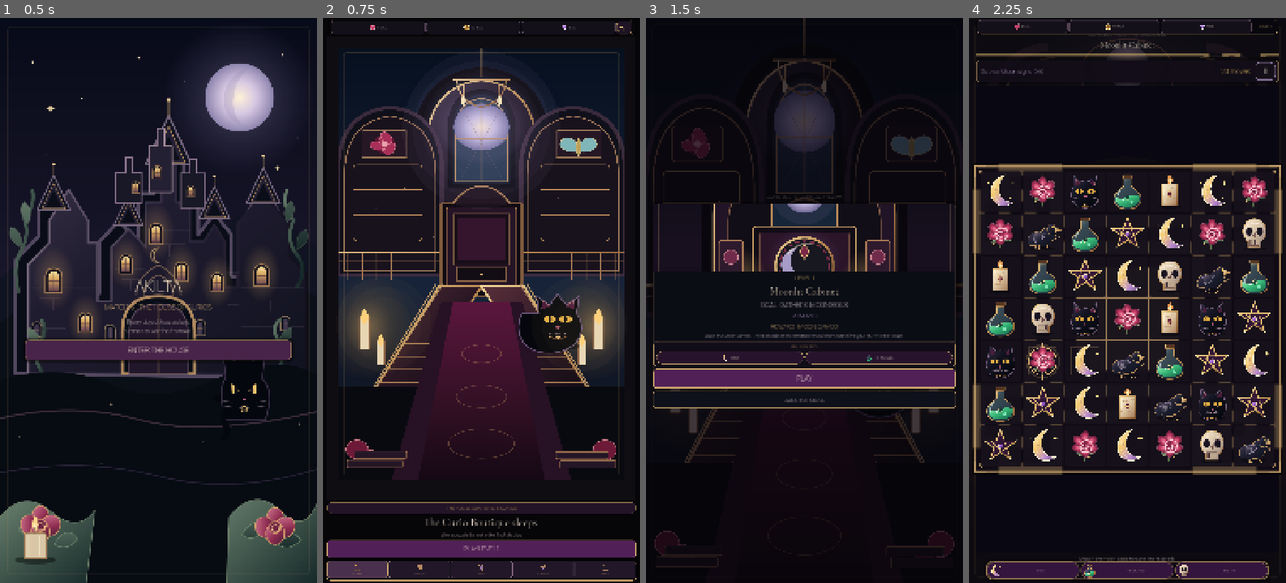
Above: before the commit, frames 1-4 (left to right).
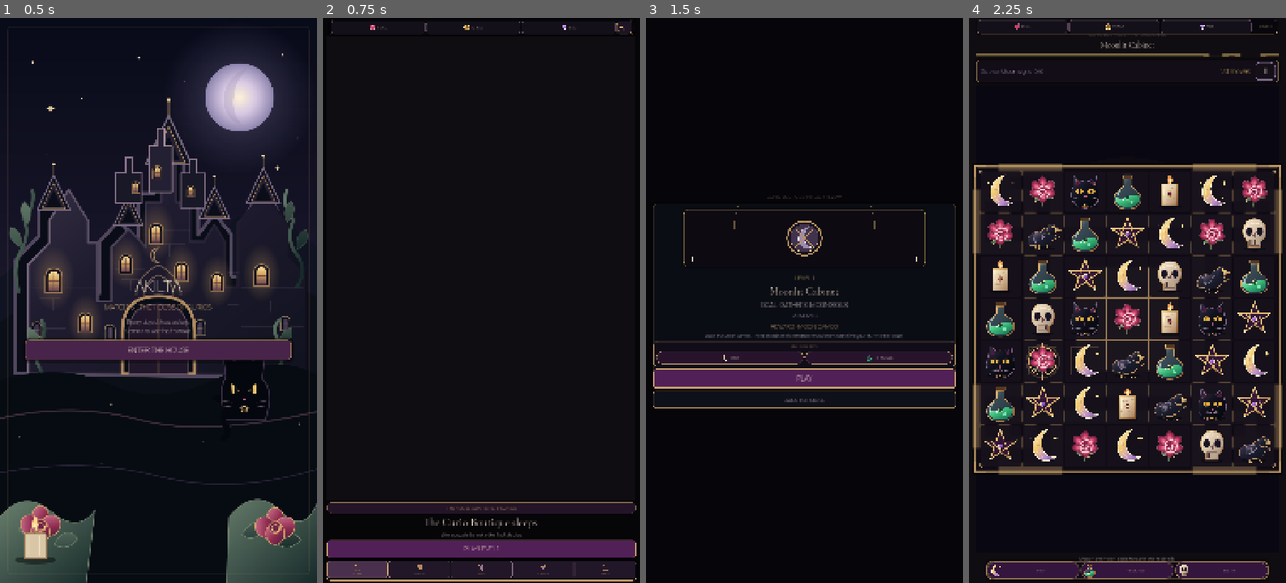
Above: after the commit, the same moments.

Repository: Jay-prodesign/akilta-match3
Game: Godot game, scene res://src/app/app_bootstrap.tscn
Two runs of this game, one before a commit and one after it. Both use one fixed random seed, a clock stepped at 60 frames per second and the inputs below.
Inputs:
- Up to frame 1 (0.5 s): no input
- Up to frame 2 (0.75 s): click "ENTER THE HOUSE" at 0.5 s
- Up to frame 3 (1.5 s): click "PLAY LEVEL 1" at 1.25 s
- Up to frame 4 (2.25 s): click "PLAY" at 2 s

Frame 1 is identical in both runs. In frame 2, 29% of the frame differs, in the area x 4-96%, y 5-80%; in frame 3, 9.7%; in frame 4, 0.3%.

Commit message:
Enforce screen-first raster art contract for the reference vertical slice

Diff:
--- a/assets/manifests/screen_asset_manifest.json
+++ b/assets/manifests/screen_asset_manifest.json
@@ -296,8 +296,10 @@
       ],
       "reuse": "House_and_Restoration",
       "priority": "P0",
-      "production_status": "candidate_requires_screen_validation",
-      "current_path": "assets/world/ch01_curio_boutique/ch01_world_house_hub_stage00_v01.svg"
+      "production_status": "required_raster_not_produced",
+      "current_path": "assets/world/ch01_curio_boutique/hub_bg_grandhall.png",
+      "deprecated_candidate_path": "assets/world/ch01_curio_boutique/ch01_world_house_hub_stage00_v01.svg",
+      "technical_policy": "raster_only_no_svg_fallback"
     },
     {
       "asset_id": "hub_black_cat_character",
@@ -370,8 +372,10 @@
       ],
       "reuse": "Level1_prestart",
       "priority": "P0",
-      "production_status": "candidate_screen_validation",
-      "current_path": "assets/world/ch01_curio_boutique/ch01_prestart_moonlit_cabinet_v01.svg"
+      "production_status": "required_raster_not_produced",
+      "current_path": "assets/world/ch01_curio_boutique/prestart_level01_cabinet.png",
+      "deprecated_candidate_path": "assets/world/ch01_curio_boutique/ch01_prestart_moonlit_cabinet_v01.svg",
+      "technical_policy": "raster_only_no_svg_fallback"
     },
     {
       "asset_id": "piece_moon",
@@ -512,8 +516,10 @@
       ],
       "reuse": "Gameplay_ch01",
       "priority": "P0",
-      "production_status": "candidate_requires_recomposition",
-      "current_path": "assets/world/ch01_curio_boutique/ch01_world_gameplay_level01_v01.svg"
+      "production_status": "required_raster_not_produced",
+      "current_path": "assets/world/ch01_curio_boutique/gameplay_bg_curio_boutique.png",
+      "deprecated_candidate_path": "assets/world/ch01_curio_boutique/ch01_world_gameplay_level01_v01.svg",
+      "technical_policy": "raster_only_no_svg_fallback"
     },
     {
       "asset_id": "gameplay_board_frame",
@@ -741,6 +747,40 @@
       "reuse": "offer_specific",
       "priority": "P3",
       "production_status": "blocked_until_commercial_contract"
+    },
+    {
+      "asset_id": "prestart_bg_curio_boutique",
+      "screen": [
+        "S04"
+      ],
+      "block": "full_screen_background",
+      "slot": "environment",
+      "state": [
+        "first_attempt",
+        "replay"
+      ],
+      "type": "background_art",
+      "dimensions": "2160x3840_master__1080x1920_ship",
+      "aspect_ratio": "9:16",
+      "transparent": false,
+      "variants": [
+        "chapter01"
+      ],
+      "reuse": "Prestart_ch01",
+      "priority": "P0",
+      "production_status": "required_raster_not_produced",
+      "current_path": "assets/world/ch01_curio_boutique/prestart_bg_curio_boutique.png",
+      "technical_policy": "raster_only_no_svg_fallback"
     }
-  ]
+  ],
+  "vertical_slice_art_policy": {
+    "status": "ACTIVE",
+    "rule": "House Hub -> Level Pre-start -> Gameplay -> Win/Rewards -> House Restoration -> House Hub uses authored raster environment art; world/background SVG and procedural illustrative fallbacks are forbidden.",
+    "required_runtime_asset_ids": [
+      "hub_bg_grandhall",
+      "prestart_bg_curio_boutique",
+      "prestart_ch01_level01_art",
+      "gameplay_bg_curio_boutique"
+    ]
+  }
 }
--- a/src/ui/gameplay/gameplay_screen.gd
+++ b/src/ui/gameplay/gameplay_screen.gd
@@ -10,6 +10,7 @@
 const BoardState = preload("res://src/match3/domain/board_state.gd")
 const MoveFinder = preload("res://src/match3/domain/move_finder.gd")
 const PieceAssetLoader = preload("res://src/match3/presentation/piece_asset_loader.gd")
+const ScreenArt = preload("res://src/ui/shared/screen_art_registry.gd")
 const MoveResolver = preload("res://src/match3/domain/move_resolver.gd")
 const HapticsController = preload("res://src/feedback/haptics_controller.gd")
 const KENNEY_DIVIDER_PATH := "res://assets/candidate/third_party/kenney/fantasy-ui-borders/divider-004.png"
@@ -73,7 +74,8 @@
 @onready var result_action: Button = $ResultOverlay/Card/Content/Action
 
 func _ready() -> void:
-	world_backdrop.texture = PieceAssetLoader.ornament("res://assets/world/ch01_curio_boutique/ch01_world_gameplay_level01_v01.svg")
+	world_backdrop.texture = ScreenArt.texture("gameplay_bg_curio_boutique")
+	world_backdrop.modulate = Color.WHITE
 	_install_candidate_divider()
 	_install_hud_plate()
 	_build_top_resource_bar()
@@ -175,19 +177,19 @@
 	# The board symbols, room tint, and heading accents move together by chapter beat.
 	match profile:
 		"sealed_display":
-			world_backdrop.modulate = Color(0.76, 0.86, 0.96, 0.36)
+			world_backdrop.modulate = Color.WHITE
 			eyebrow_label.add_theme_color_override("font_color", Color("#9fb7d0"))
 			title_label.add_theme_color_override("font_color", Color("#f1e6d2"))
 			objective_label.add_theme_color_override("font_color", Color("#a8c6d2"))
 			moves_label.add_theme_color_override("font_color", Color("#d8c8a1"))
 		"thornlight_arrangement":
-			world_backdrop.modulate = Color(0.98, 0.72, 0.82, 0.36)
+			world_backdrop.modulate = Color.WHITE
 			eyebrow_label.add_theme_color_override("font_color", Color("#d9a0b8"))
 			title_label.add_theme_color_override("font_color", Color("#f5e6e2"))
 			objective_label.add_theme_color_override("font_color", Color("#c7a0df"))
 			moves_label.add_theme_color_override("font_color", Color("#e6bd83"))
 		_:
-			world_backdrop.modulate = Color(0.92, 0.82, 0.78, 0.34)
+			world_backdrop.modulate = Color.WHITE
 			eyebrow_label.add_theme_color_override("font_color", Color("#b7a5b8"))
 			title_label.add_theme_color_override("font_color", Color("#f1e8dc"))
 			objective_label.add_theme_color_override("font_color", Color("#bca1cf"))
--- a/src/ui/prestart/level_prestart.gd
+++ b/src/ui/prestart/level_prestart.gd
@@ -5,6 +5,7 @@
 signal start_requested(level_number: int)
 
 const PieceAssetLoader = preload("res://src/match3/presentation/piece_asset_loader.gd")
+const ScreenArt = preload("res://src/ui/shared/screen_art_registry.gd")
 
 @onready var level_label: Label = $Layout/Card/Content/Level
 @onready var title_label: Label = $Layout/Card/Content/Title
@@ -29,12 +30,12 @@
 func _install_world_backdrop() -> void:
 	var art := TextureRect.new()
 	art.name = "NorthStarWorldBackdrop"
-	art.texture = PieceAssetLoader.ornament("res://assets/world/ch01_curio_boutique/ch01_world_house_hub_stage00_v01.svg")
+	art.texture = ScreenArt.texture("prestart_bg_curio_boutique")
 	art.expand_mode = TextureRect.EXPAND_IGNORE_SIZE
 	art.stretch_mode = TextureRect.STRETCH_KEEP_ASPECT_COVERED
 	art.set_anchors_and_offsets_preset(Control.PRESET_FULL_RECT)
 	art.mouse_filter = Control.MOUSE_FILTER_IGNORE
-	art.modulate = Color(0.74, 0.70, 0.82, 0.34)
+	art.modulate = Color.WHITE
 	add_child(art)
 	move_child(art, 1)
 
@@ -47,7 +48,7 @@
 	art.expand_mode = TextureRect.EXPAND_IGNORE_SIZE
 	art.stretch_mode = TextureRect.STRETCH_KEEP_ASPECT_COVERED
 	art.mouse_filter = Control.MOUSE_FILTER_IGNORE
-	art.texture = PieceAssetLoader.ornament("res://assets/world/ch01_curio_boutique/ch01_prestart_moonlit_cabinet_v01.svg")
+	art.texture = ScreenArt.texture("prestart_ch01_level01_art")
 	ritual_art.add_child(art)
 
 func _build_ritual_aids() -> void:
@@ -175,6 +176,6 @@
 		var level_art := ritual_art.get_node_or_null("LevelArtwork") as TextureRect
 		if level_art != null:
 			level_art.visible = true
-			level_art.texture = PieceAssetLoader.ornament("res://assets/world/ch01_curio_boutique/ch01_prestart_moonlit_cabinet_v01.svg" if level_number == 1 else "res://assets/world/ch01_curio_boutique/curio_boutique_moonlit_backdrop.svg")
+			level_art.texture = ScreenArt.texture("prestart_ch01_level01_art" if level_number == 1 else "prestart_ch01_shared_art")
 		ritual_art.queue_redraw()
 	return true
--- /dev/null
+++ b/src/ui/shared/screen_art_registry.gd
@@ -0,0 +1,44 @@
+class_name Match3ScreenArtRegistry
+extends RefCounted
+
+# Production screen art is intentionally raster-only. SVG remains valid for
+# functional icons and temporary structural UI, but never for final world art.
+const ART := {
+	"hub_bg_grandhall": "res://assets/world/ch01_curio_boutique/hub_bg_grandhall.png",
+	"prestart_bg_curio_boutique": "res://assets/world/ch01_curio_boutique/prestart_bg_curio_boutique.png",
+	"prestart_ch01_level01_art": "res://assets/world/ch01_curio_boutique/prestart_level01_cabinet.png",
+	"prestart_ch01_shared_art": "res://assets/world/ch01_curio_boutique/prestart_curio_boutique_shared.png",
+	"gameplay_bg_curio_boutique": "res://assets/world/ch01_curio_boutique/gameplay_bg_curio_boutique.png",
+}
+
+static var _cache: Dictionary = {}
+
+static func path(asset_id: String) -> String:
+	return String(ART.get(asset_id, ""))
+
+static func texture(asset_id: String) -> Texture2D:
+	if _cache.has(asset_id):
+		return _cache[asset_id]
+	var asset_path := path(asset_id)
+	if asset_path == "":
+		return null
+	var extension := asset_path.get_extension().to_lower()
+	if extension != "png" and extension != "webp":
+		push_error("Screen art must be raster: %s -> %s" % [asset_id, asset_path])
+		return null
+	if not FileAccess.file_exists(asset_path):
+		push_error("Missing required production screen art: %s -> %s" % [asset_id, asset_path])
+		return null
+	var resource := load(asset_path) as Texture2D
+	if resource == null:
+		push_error("Failed to load production screen art: %s -> %s" % [asset_id, asset_path])
+		return null
+	_cache[asset_id] = resource
+	return resource
+
+static func missing_required() -> PackedStringArray:
+	var missing := PackedStringArray()
+	for asset_id in ART:
+		if not FileAccess.file_exists(String(ART[asset_id])):
+			missing.append(String(asset_id))
+	return missing
--- a/src/world/curio_boutique.gd
+++ b/src/world/curio_boutique.gd
@@ -15,7 +15,8 @@
 const LEAF := Color("#8BAF7C")
 
 const PieceAssetLoader = preload("res://src/match3/presentation/piece_asset_loader.gd")
-const BACKDROP_PATH := "res://assets/world/ch01_curio_boutique/ch01_world_house_hub_stage00_v01.svg"
+const ScreenArt = preload("res://src/ui/shared/screen_art_registry.gd")
+const BACKDROP_ASSET_ID := "hub_bg_grandhall"
 var _backdrop: Texture2D
 const CAT_PORTRAIT_PATH := "res://assets/pieces/black_cat.svg"
 const MOTH_RELIQUARY_PATH := "res://assets/curios/ch01_curio_moth_reliquary.svg"
@@ -25,12 +26,10 @@
 var _thorned_locket: Texture2D
 
 func _ready() -> void:
-	var background_file := FileAccess.open(BACKDROP_PATH, FileAccess.READ)
-	if background_file != null:
-		var background_image := Image.new()
-		if background_image.load_svg_from_string(background_file.get_as_text(), 1.0) == OK and not background_image.is_empty():
-			_backdrop = ImageTexture.create_from_image(background_image)
-		background_file.close()
+	# Screen-first rule: the House environment is authored raster art. Never fall
+	# back to a procedurally drawn room or an SVG environment when production art
+	# is missing; missing art must remain visible as a production failure.
+	_backdrop = ScreenArt.texture(BACKDROP_ASSET_ID)
 	var file := FileAccess.open(CAT_PORTRAIT_PATH, FileAccess.READ)
 	if file != null:
 		var image := Image.new()
@@ -71,16 +70,9 @@
 		_draw_authored_atmosphere(room)
 		_draw_authored_restoration_curios(room)
 	else:
-		_draw_wall_panels(room)
-		_draw_ambient_light(room)
-		_draw_arch(room)
-		_draw_moon_window(room)
-		_draw_wall_frames(room)
-		_draw_cat_portrait(room)
-		_draw_candle_props(room)
-		_draw_side_shelves(room)
-		_draw_central_cabinet(room)
-		_draw_floor(room)
+		# Intentionally no illustrative fallback. A flat underlay is allowed only
+		# so missing production art is obvious during review.
+		draw_rect(room, INK, true)
 	if house_stage >= 1:
 		_draw_awakened_sparkles(room)
 
